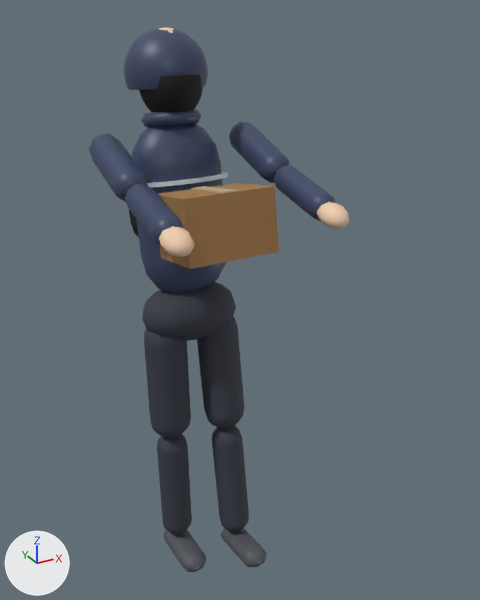
Before and after pictures for a commit that changed the glTF model city-hold/public/models/placeholder/char_looter_03_runner_backpack.glb.
Both versions are drawn from a camera (50 mm lens) standing at (-0.83, -1.857, 1.821) and looking at (0.088, -0.188, 0.987). The axes (+X, +Y, +Z) are drawn at lower left. The lights are the same throughout. The picture after the commit comes second. Both versions are drawn at frame 6 of the action 'held'; the numbers are the values there.
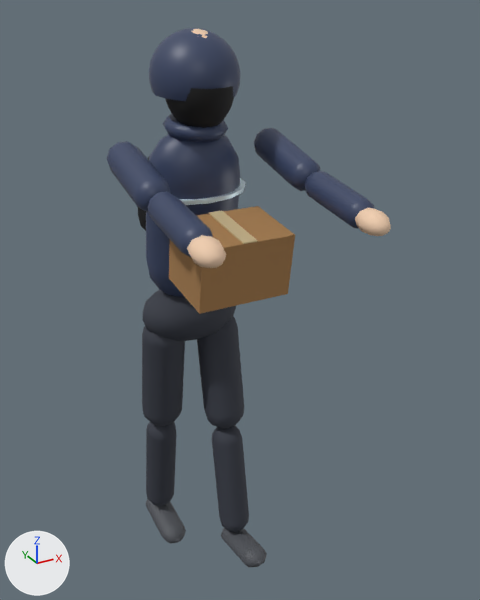
Not drawn themselves, but carrying or shaping drawn objects: ob_legl, ob_torso, ob_head, ob_arml, ob_armr.

Scene script edits in JSON lines:
```json
{"op": "set", "path": "ob_legl.rotation_euler", "old": "(-0.0373, 0.0, 0.0)", "new": "(0.165, 0.0, 0.0)", "note": "degrees (-2.1, 0, 0) -> degrees (9.5, 0, 0)"}
{"op": "set", "path": "ob_torso.rotation_euler", "old": "(-0.163, 0.0, 0.0)", "new": "(0.15, 0.0, 0.0)", "note": "degrees (-9.3, 0, 0) -> degrees (8.6, 0, 0)"}
{"op": "set", "path": "ob_head.rotation_euler", "old": "(0.0817, 0.0, 0.0)", "new": "(-0.075, 0.0, 0.0)", "note": "degrees (4.7, 0, 0) -> degrees (-4.3, 0, 0)"}
{"op": "set", "path": "ob_arml.rotation_euler", "old": "(-1.092, 0.0, 0.0)", "new": "(-1.45, 0.0, 0.0)", "note": "degrees (-63, 0, 0) -> degrees (-83, 0, 0)"}
{"op": "set", "path": "ob_armr.rotation_euler", "old": "(-1.092, 0.0, 0.0)", "new": "(-1.45, 0.0, 0.0)", "note": "degrees (-63, 0, 0) -> degrees (-83, 0, 0)"}
```

Location of each change, (x1, y1, x2, y2) in pixels of the pictures (480 x 600 px):
```json
{"object": "Mesh_15", "change": "turned", "before": [158, 183, 279, 269], "after": [169, 206, 295, 314]}
{"object": "Mesh_4", "change": "turned", "before": [132, 123, 226, 293], "after": [146, 134, 240, 297]}
{"object": "Mesh_10", "change": "turned", "before": [124, 28, 208, 90], "after": [149, 28, 240, 101]}
{"object": "Mesh_1", "change": "turned", "before": [144, 329, 191, 438], "after": [142, 327, 185, 426]}
{"object": "Mesh_2", "change": "turned", "before": [157, 434, 192, 534], "after": [146, 422, 176, 506]}
{"object": "Mesh_12.001", "change": "turned", "before": [229, 122, 289, 183], "after": [254, 128, 320, 191]}
{"object": "Mesh_12", "change": "turned", "before": [89, 134, 148, 202], "after": [107, 141, 171, 213]}
{"object": "Mesh_11", "change": "turned", "before": [139, 74, 203, 113], "after": [165, 86, 234, 128]}
{"object": "Mesh_13", "change": "turned", "before": [125, 183, 183, 245], "after": [147, 191, 213, 257]}
{"object": "Mesh_13.001", "change": "turned", "before": [274, 165, 335, 221], "after": [305, 171, 374, 229]}
{"object": "Mesh_3", "change": "turned", "before": [163, 530, 206, 572], "after": [146, 499, 186, 543]}
{"object": "Mesh_14", "change": "turned", "before": [159, 226, 195, 257], "after": [187, 235, 227, 268]}
{"object": "Mesh_8", "change": "turned", "before": [141, 109, 201, 127], "after": [163, 114, 228, 142]}
{"object": "Mesh_14.001", "change": "turned", "before": [317, 202, 349, 229], "after": [355, 208, 391, 236]}
{"object": "Mesh_5", "change": "turned", "before": [147, 172, 228, 188], "after": [180, 178, 246, 205]}
{"object": "Mesh_16", "change": "turned", "before": [192, 186, 237, 193], "after": [209, 210, 258, 244]}
{"object": "Mesh_6", "change": "turned", "before": [129, 210, 139, 237], "after": [138, 154, 151, 231], "on screen": "mostly hidden"}
{"object": "Mesh_9", "change": "turned", "before": [159, 27, 174, 33], "after": [192, 29, 208, 38], "on screen": "mostly hidden"}
```
